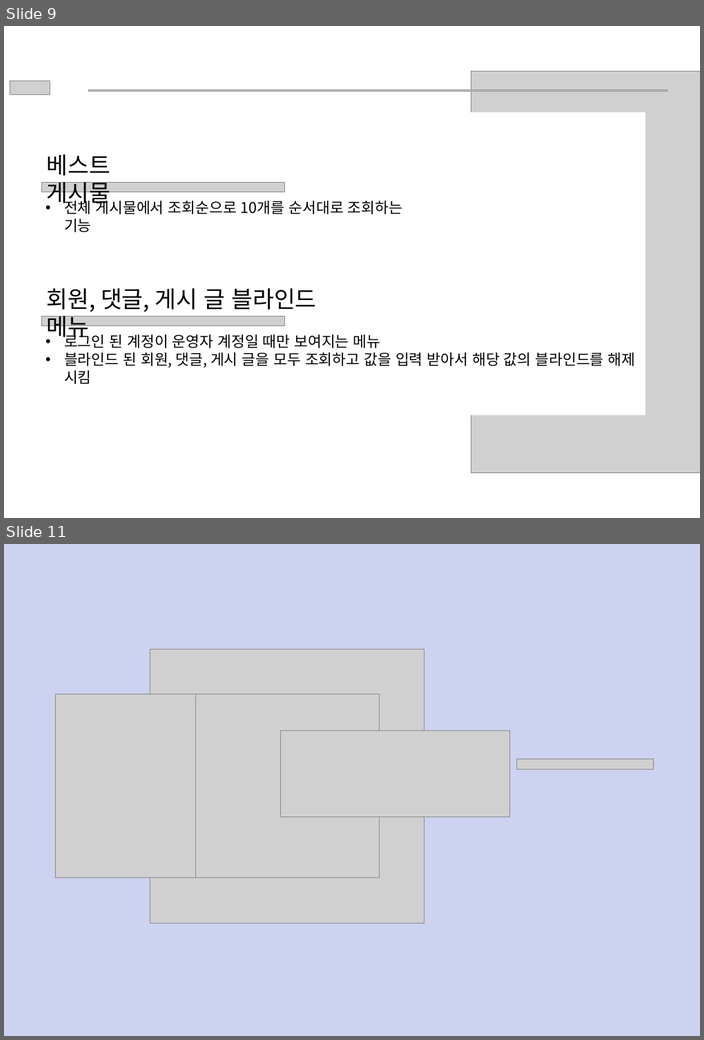
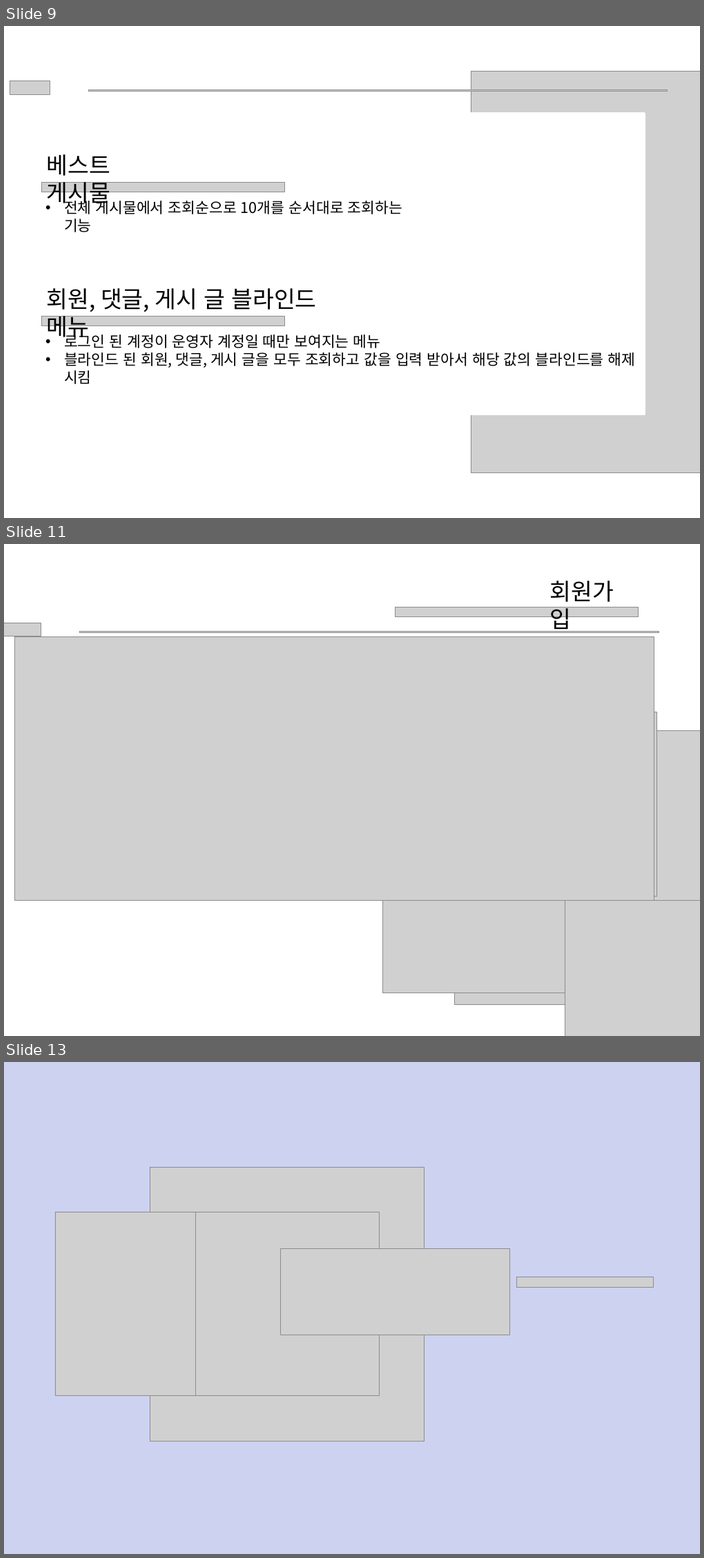
Before and after one commit to nunnunnu/miniProject, a slide deck: ppt/게시판 미니 프로젝트.pptx. Shown one above the other, each under a label of ours: slides 9 and 11 before the commit, slides 9, 11 and 13 after it; the slides between them are not shown. The pictures are 704x1040 and 704x1558 pixels, drawn with LibreOffice and Linux fonts; fonts in the diff are those of the drawing; grey boxes stand for pictures; background and template pictures are left out. Boxes give left, top, right and bottom in pixels: in the first picture for what was removed or moved away, otherwise in the second. Text is boxed around its words. In the diff, an @@ line names an element or a change of style, - is before the commit and + after.

```diff
--- a/ppt/게시판 미니 프로젝트.pptx
+++ b/ppt/게시판 미니 프로젝트.pptx
@@ slide 11 added at (4, 544, 700, 1036), background #FFFFFF @@
@@ text added at (550, 581, 613, 634), 28 pt, text #000000 @@
+회원가입
@@ picture added at (4, 623, 41, 636) @@
@@ picture added at (395, 607, 637, 617) @@
@@ picture added at (15, 636, 653, 900) @@
@@ picture added at (79, 632, 658, 633) @@
@@ picture added at (473, 712, 656, 896) @@
@@ picture added at (455, 731, 700, 1005) @@
@@ picture added at (383, 808, 566, 992) @@
@@ picture added at (564, 900, 700, 1036) @@
@@ what was slide 11 is now slide 13 @@
```
Also in this commit, not shown: 2 slides changed, 1 other slide added, 2 other files.
